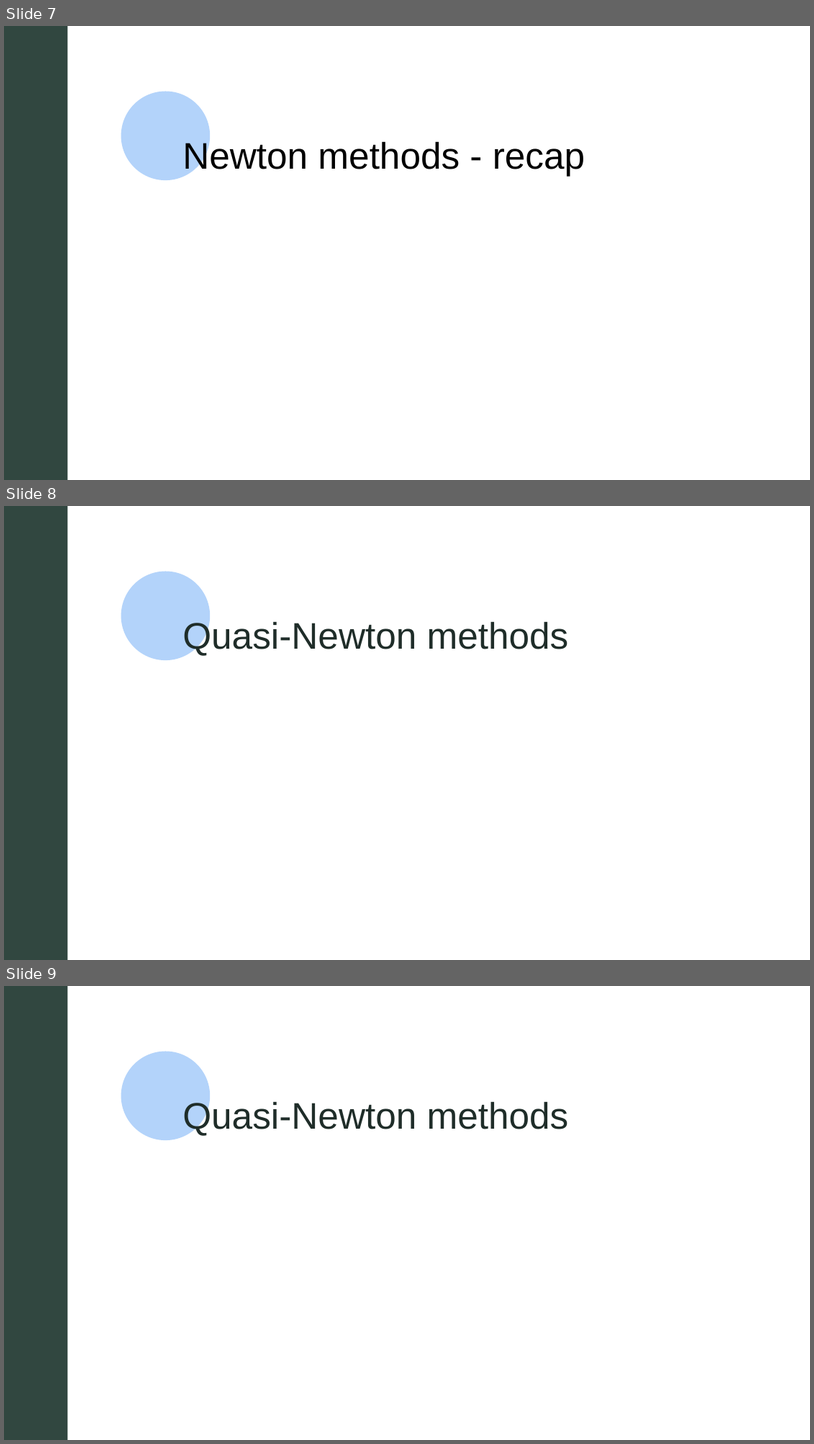
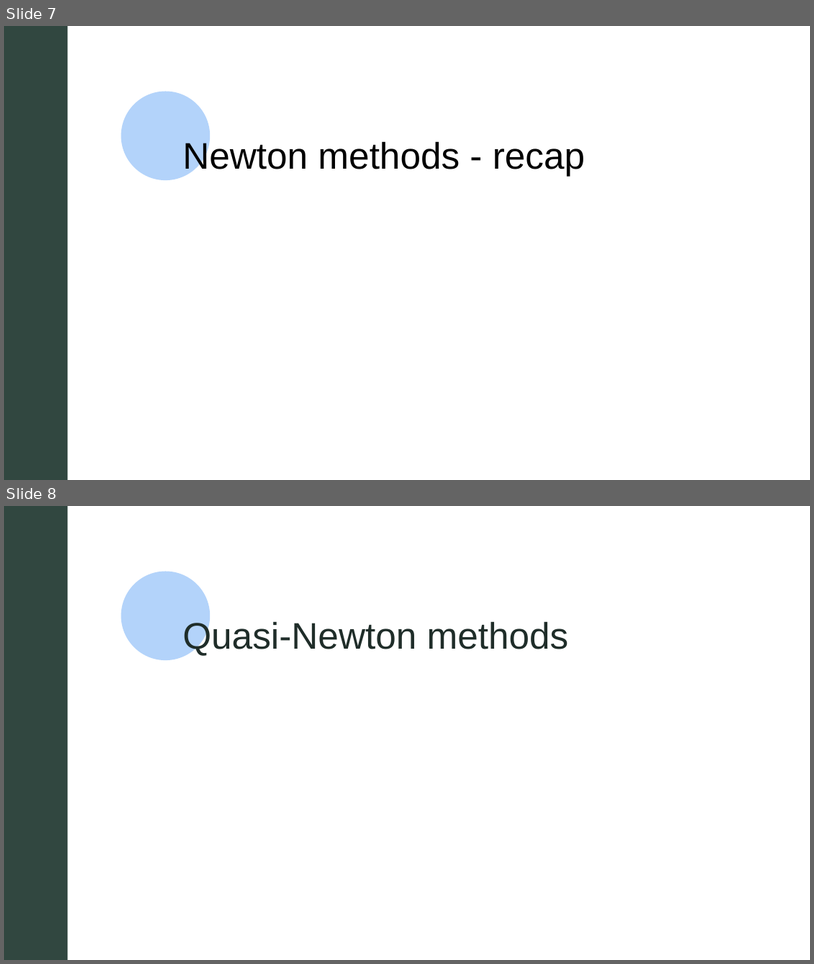
Before and after one commit to BDR2939/Numerical-Optimization-with-Python, a slide deck: final_proj/final proj presentation.pptx. Shown one above the other, each under a label of ours: slides 7, 8 and 9 before the commit, slides 7 and 8 after it. The pictures are 814x1444 and 814x964 pixels, drawn with LibreOffice and Linux fonts; fonts in the diff are those of the drawing; grey boxes stand for pictures; background and template pictures are left out. Boxes give left, top, right and bottom in pixels: in the first picture for what was removed or moved away, otherwise in the second. Text is boxed around its words. In the diff, an @@ line names an element or a change of style, - is before the commit and + after.

```diff
--- a/final_proj/final proj presentation.pptx
+++ b/final_proj/final proj presentation.pptx
@@ slide 8 removed at [4,506,810,960], background picture (left out); not listed: 3 template elements that a slide beside it also shows @@
@@ rectangle removed at [4,506,810,960] @@
@@ rectangle removed at [4,506,67,960] @@
@@ ellipse removed at [121,572,211,660] @@
@@ title removed at [183,619,569,656] @@
-Quasi-Newton methods
@@ what was slide 9 is now slide 8 @@
```
